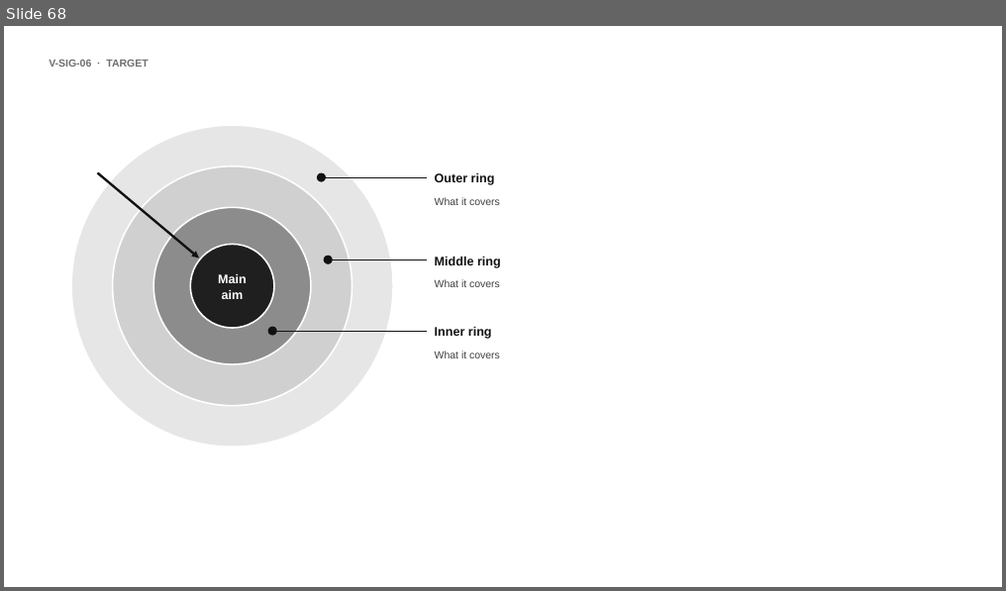
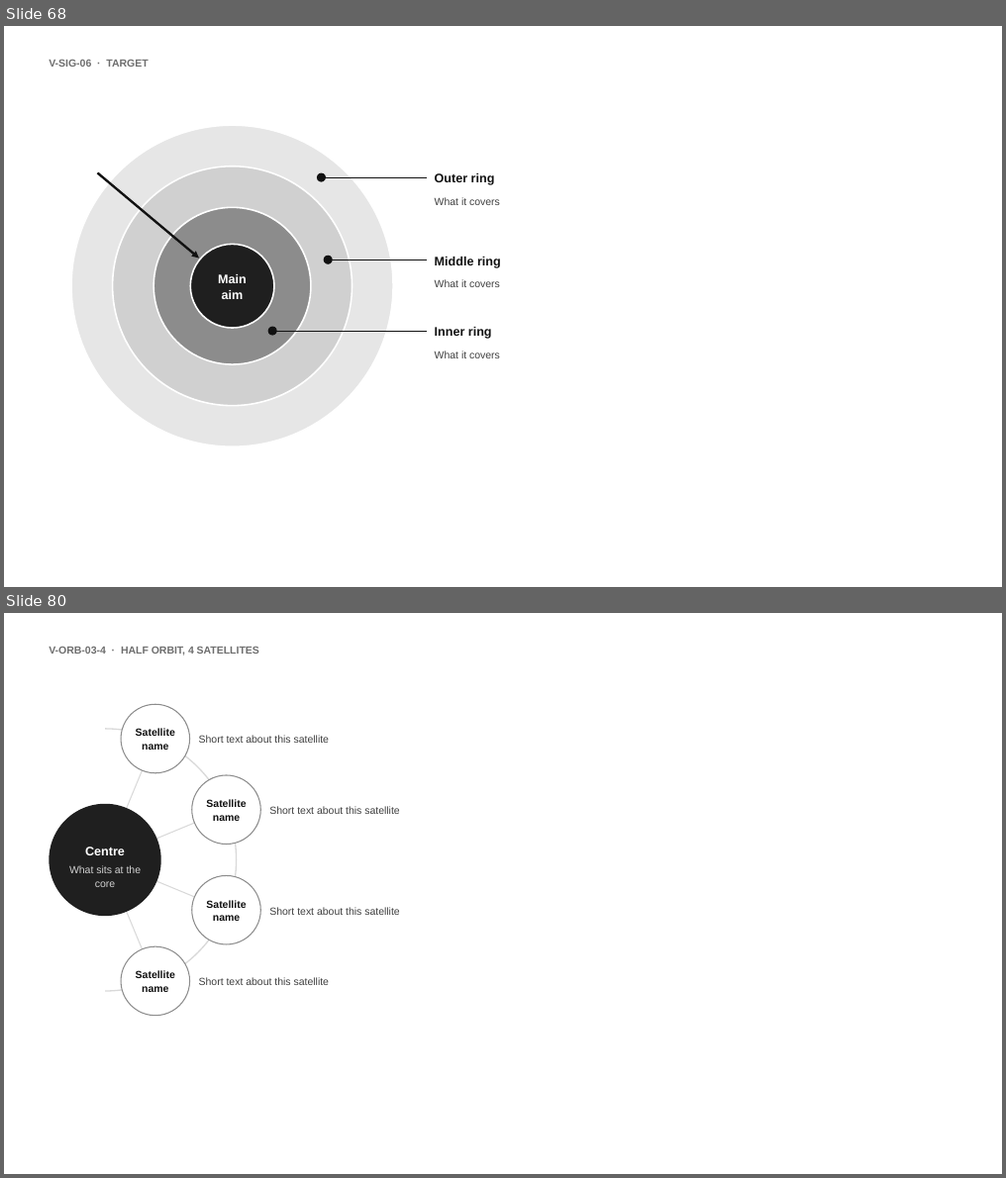
Before and after one commit to MaximeRumpler/Make_Clean_PPTX, a slide deck: skills/make-clean-pptx/assets/visuals.pptx. Shown one above the other, each under a label of ours: slide 68 before the commit, slides 68 and 80 after it; the slides between them are not shown. The pictures are 1006x591 and 1006x1178 pixels, drawn with LibreOffice and Linux fonts; fonts in the diff are those of the drawing. Boxes give left, top, right and bottom in pixels: in the first picture for what was removed or moved away, otherwise in the second. Text is boxed around its words. In the diff, an @@ line names an element or a change of style, - is before the commit and + after.

```diff
--- a/skills/make-clean-pptx/assets/visuals.pptx
+++ b/skills/make-clean-pptx/assets/visuals.pptx
@@ slide 80 added at [4,613,1002,1174], background #FFFFFF @@
@@ text added at [49,646,259,656], 10 pt, text #6E6E6E, bold @@
+V-ORB-03-4 · HALF ORBIT, 4 SATELLITES
@@ group added at [49,704,399,1016]: 10 texts, 5 ellipses, 4 lines, 1 freeform shape @@
+Centre
+What sits at the core
+Satellite name
+Short text about this satellite
+Satellite name
+Short text about this satellite
+Satellite name
+Short text about this satellite
+Satellite name
+Short text about this satellite
```
Also in this commit, not shown: 12 other slides added, 33 other files.
